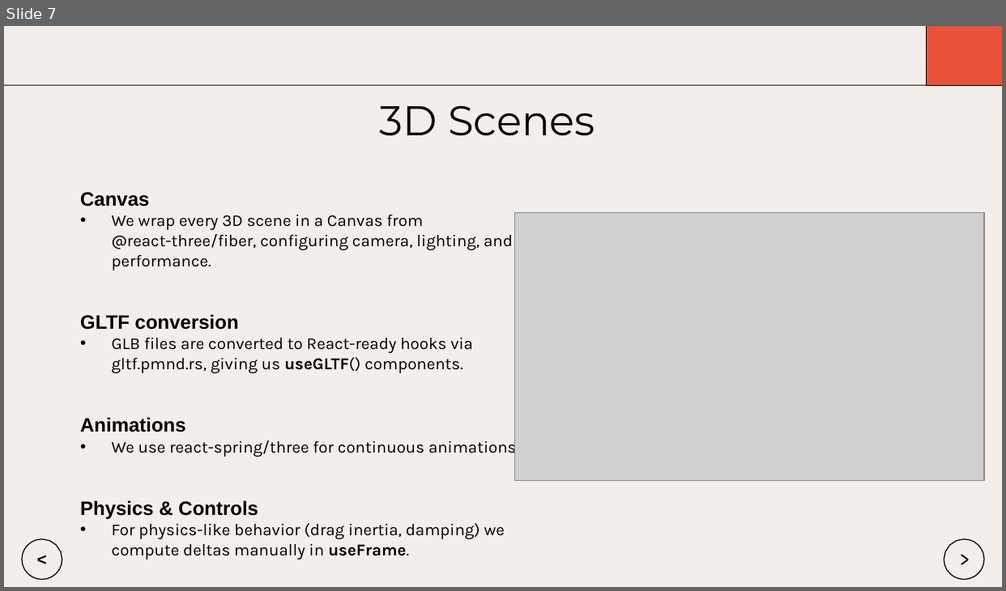
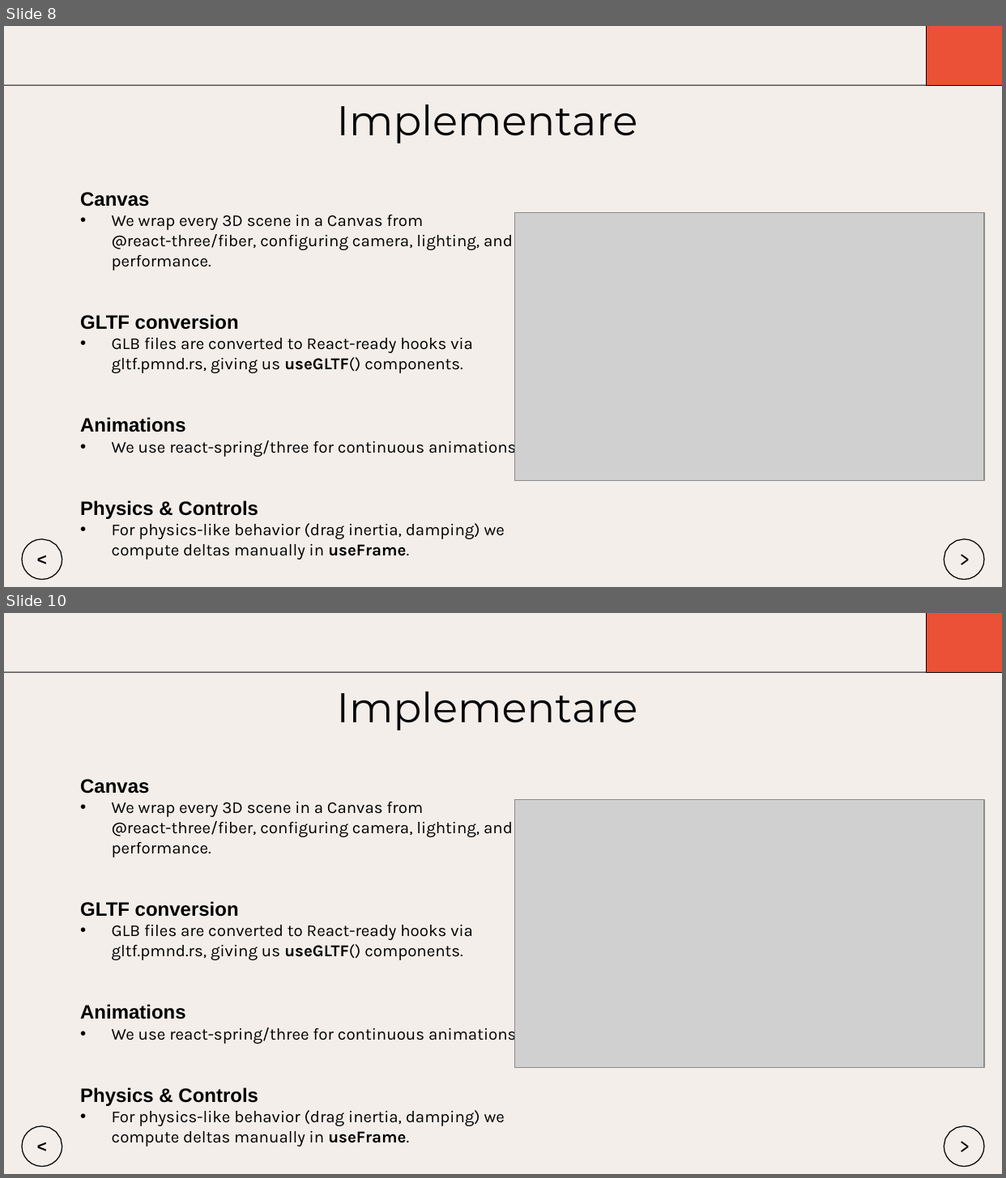
Before and after one commit to Dragomir1401/VisioScience-3D, a slide deck: Roadmap/scss/Prezentare_Final_Dragomir_Andrei.pptx. Shown one above the other, each under a label of ours: slide 7 before the commit, slides 8 and 10 after it; the slides between them are not shown. The pictures are 1006x591 and 1006x1178 pixels, drawn with LibreOffice and Linux fonts; fonts in the diff are those of the drawing; grey boxes stand for pictures. Boxes give left, top, right and bottom in pixels: in the first picture for what was removed or moved away, otherwise in the second. Text is boxed around its words. In the diff, an @@ line names an element or a change of style, - is before the commit and + after.

```diff
--- a/Roadmap/scss/Prezentare_Final_Dragomir_Andrei.pptx
+++ b/Roadmap/scss/Prezentare_Final_Dragomir_Andrei.pptx
@@ slide 10 added at (4, 613, 1002, 1174), background #FFFFFF; not listed: 1 template element that a slide beside it also shows @@
@@ freeform shape added at (926, 613, 1002, 673), fill #EA5137 @@
@@ freeform shape added at (926, 613, 1002, 673), outline #060609 0.75 pt @@
@@ freeform shape added at (4, 672, 1002, 673), fill #060609 @@
@@ title added at (337, 692, 638, 730), 30 pt, text #060609 @@
+Implementare
@@ text added at (80, 779, 519, 1147), 12 pt, text #000000 @@
+Canvas
+          • We wrap every 3D scene in a Canvas from @react-three/fiber, configuring camera, lighting, and performance.
+          GLTF conversion
+          • GLB files are converted to React-ready hooks via gltf.pmnd.rs, giving us useGLTF() components.
+        Animations
+          • We use react-spring/three for continuous animations.
+          Physics & Controls
+          • For physics-like behavior (drag inertia, damping) we compute deltas manually in useFrame.
@@ picture added at (515, 799, 984, 1068) @@
@@ freeform shape added at (22, 1126, 62, 1166), outline #060609 0.75 pt @@
@@ text added at (36, 1135, 48, 1160), 12 pt, text #060609, bold @@
+<
@@ freeform shape added at (944, 1126, 984, 1166), outline #060609 0.75 pt @@
@@ text added at (958, 1132, 972, 1162), 15 pt, text #060609 @@
+>
@@ what was slide 7 is now slide 8 @@
@@ slide 8 changed as well @@
@@ title at (337, 105, 638, 143): text changed @@
-3D Scenes
+Implementare
```
Also in this commit, not shown: 6 other slides changed, 8 other slides added, 5 slides removed.
